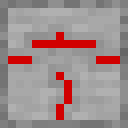
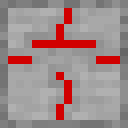
Revision of a layered 128px x 128px image; what changed, layer by layer:
added group "nand gate" with 3 layers above "and gate" over <box>48,8,80,32</box>
added layer "on #1" in group "nand gate" over <box>48,8,80,32</box>
added layer "off #1" in group "nand gate" over <box>48,8,80,32</box>
added layer "base #2" (subtract) in group "nand gate" over <box>48,8,80,32</box>
hid group "and gate" (3 layers) over <box>56,24,80,32</box>
